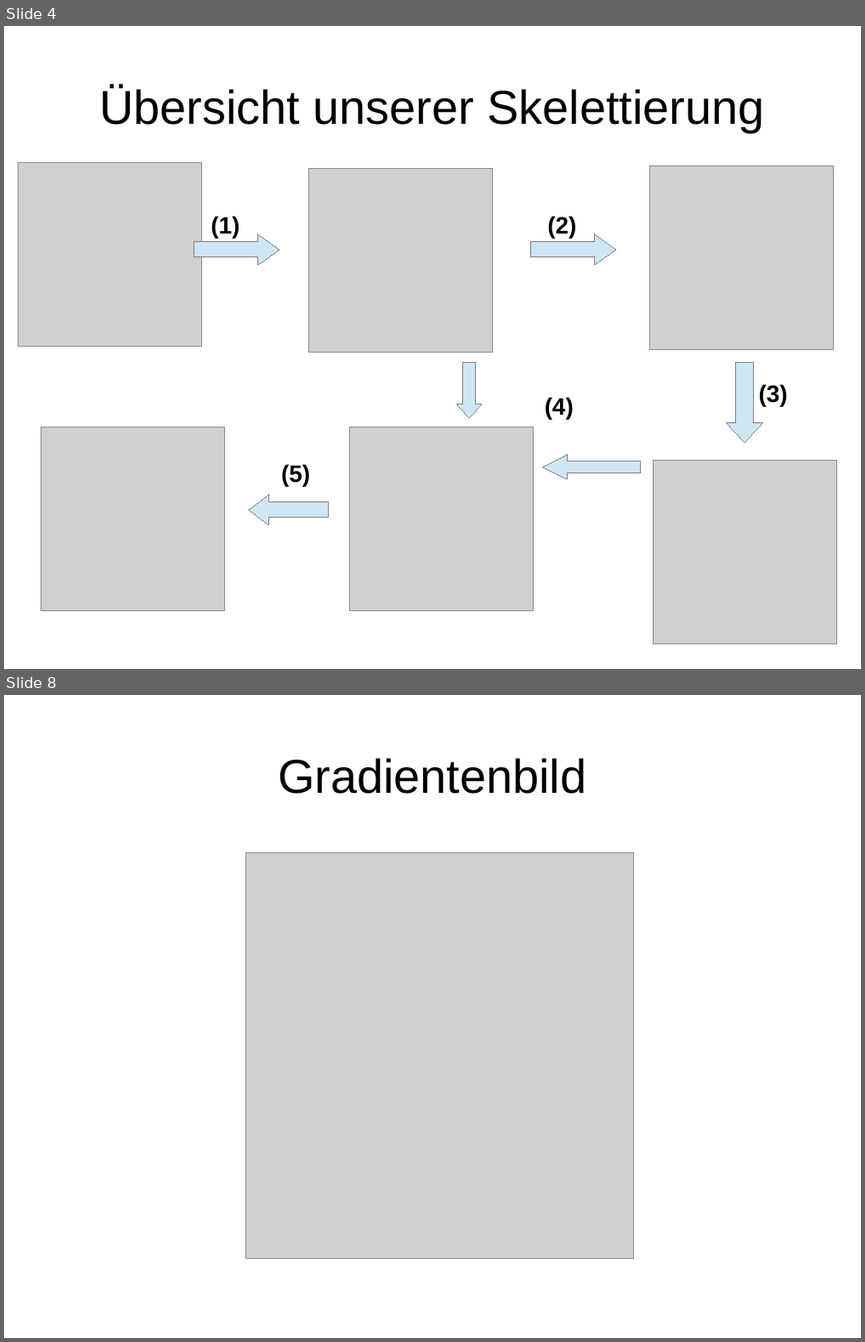
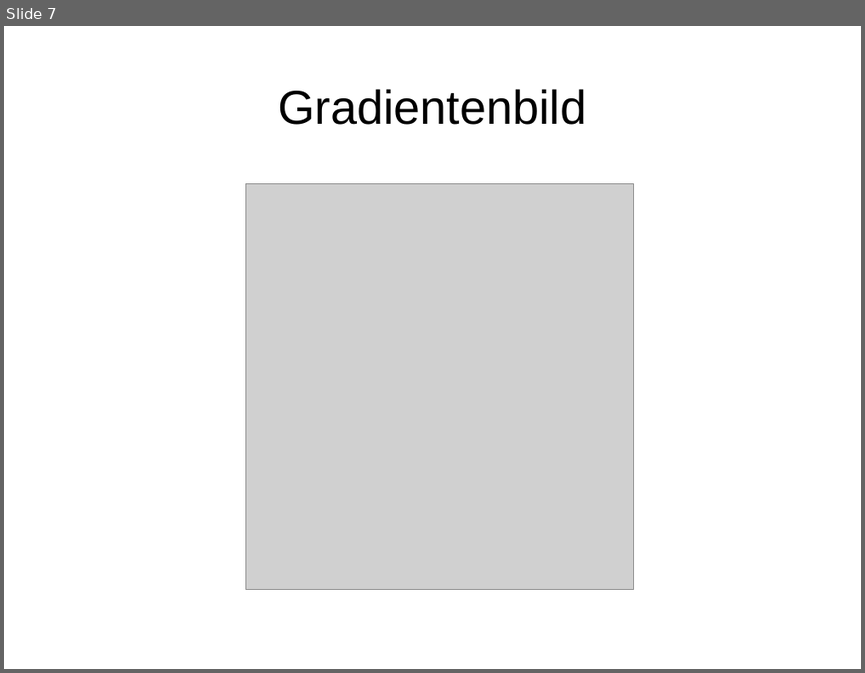
Before and after one commit to sandrellaella/bildverarbeitung, a slide deck: docs/Zwischenstand_1272012.odp. Shown one above the other, each under a label of ours: slides 4 and 8 before the commit, slide 7 after it; the slides between them are not shown. The pictures are 865x1342 and 865x673 pixels, drawn with LibreOffice and Linux fonts; fonts in the diff are those of the drawing; grey boxes stand for pictures. Boxes give left, top, right and bottom in pixels: in the first picture for what was removed or moved away, otherwise in the second. Text is boxed around its words. In the diff, an @@ line names an element or a change of style, - is before the commit and + after.

```diff
--- a/docs/Zwischenstand_1272012.odp
+++ b/docs/Zwischenstand_1272012.odp
@@ slide 4 removed at <box>4,26,861,669</box>, background #FFFFFF @@
@@ title removed at <box>99,86,764,132</box> @@
-Übersicht unserer Skelettierung
@@ picture removed at <box>18,163,202,346</box> @@
@@ picture removed at <box>309,168,493,352</box> @@
@@ picture removed at <box>650,166,834,350</box> @@
@@ text removed at <box>211,216,239,238</box> @@
-(1)
@@ text removed at <box>547,216,576,238</box> @@
-(2)
@@ right arrow removed at <box>194,234,279,265</box> @@
@@ right arrow removed at <box>530,234,616,265</box> @@
@@ down arrow removed at <box>457,363,482,418</box> @@
@@ down arrow removed at <box>726,363,763,442</box> @@
@@ text removed at <box>545,397,574,419</box> @@
-(4)
@@ text removed at <box>759,384,788,407</box> @@
-(3)
@@ picture removed at <box>41,427,224,611</box> @@
@@ picture removed at <box>350,427,534,611</box> @@
@@ left arrow removed at <box>543,454,641,478</box> @@
@@ text removed at <box>281,464,310,486</box> @@
-(5)
@@ picture removed at <box>653,460,837,643</box> @@
@@ left arrow removed at <box>249,494,328,524</box> @@
@@ what was slide 8 is now slide 7 @@
```
Also in this commit, not shown: 9 slides changed, 5 slides added, 1 other slide removed, 1 other file.
